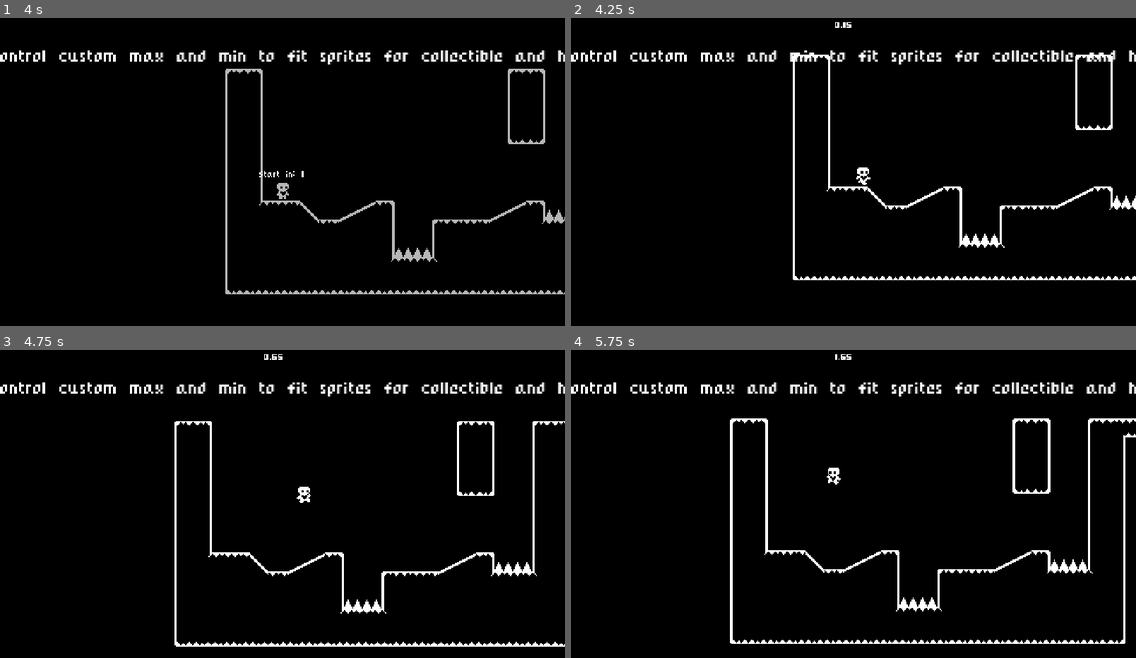
Above: before the commit, frames 1-4 (two rows, left to right).
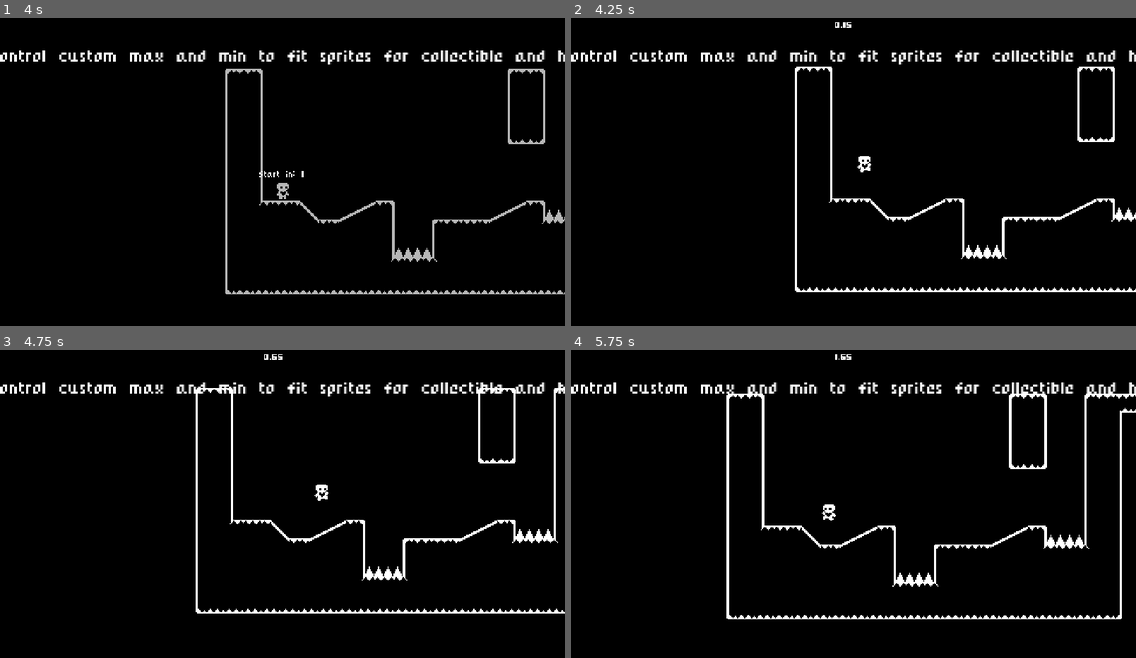
Above: after the commit, the same moments.

Repository: Lesosa12/Metroidvania
Game: Godot game, scene res://Scenes/start_menu.tscn
Two runs of this game, one before a commit and one after it. Both use one fixed random seed, a clock stepped at 60 frames per second and the inputs below.
Inputs (mouse positions are in pixels of both pictures, inside the frame that each line leads up to):
- Up to frame 1 (4 s): click "Start Game" at 0.5 s; move the mouse to (406, 159) at 1.27 s; hold Up (jump) 1.28-2.03 s; hold Right (move_right) 1.28-2.78 s; tap Enter at 2, 3.5 s; move the mouse to (169, 190) at 2.02 s; click (169, 190) at 2.1 s; tap Up (jump) at 2.27, 2.3, 2.57, 3.77, 3.8 s; tap Space at 2.75 s; move the mouse to (339, 104) at 2.77 s; hold Left (move_left) 2.78-3.53 s; hold Up (jump) 2.78-3.53 s; move the mouse to (254, 236) at 3.52 s; hold Right (move_right) from 3.53 s (still down); click (254, 236) at 3.6 s
- Up to frame 2 (4.25 s): keep holding Right (move_right); tap Up (jump) at 4.07 s
- Up to frame 3 (4.75 s): keep holding Right (move_right); move the mouse to (452, 553) at 4.27 s; hold Up (jump) from 4.28 s (still down)
- Up to frame 4 (5.75 s): move the mouse to (684, 457) at 5.02 s; release Right (move_right) at 5.03 s; release Up (jump) at 5.03 s; hold Left (move_left) from 5.03 s (still down); click (684, 457) at 5.1 s; tap Up (jump) at 5.27, 5.3, 5.57 s

Frame 1 is identical in both runs. In frame 2, 4.2% of the frame differs, in the area x 39-100%, y 11-90%; in frame 3, 5.0%; in frame 4, 6.0%, in the area x 27-100%, y 14-96%.
Error before the commit: Invalid operands 'Nil' and 'int' in operator '>'. (res://Scripts/player.gd:128)
Error after the commit: Invalid operands 'Nil' and 'int' in operator '>'. (res://Scripts/player.gd:147)

Commit message:
work of 4-11

Diff:
--- a/Heart-Platformer-Godot-4-main/Scenes/door.tscn
+++ b/Heart-Platformer-Godot-4-main/Scenes/door.tscn
@@ -4,20 +4,25 @@
 
 [sub_resource type="RectangleShape2D" id="RectangleShape2D_4ku7c"]
 
-[node name="Door" type="Area2D"]
+[node name="Door" type="Node2D"]
+script = ExtResource("1_thyox")
+
+[node name="Sprite2D" type="Sprite2D" parent="."]
+z_index = 1
+
+[node name="ExitArea2D" type="Area2D" parent="Sprite2D"]
 collision_layer = 8
 collision_mask = 2
-script = ExtResource("1_thyox")
 
-[node name="CollisionShape2D" type="CollisionShape2D" parent="."]
+[node name="CollisionShape2D" type="CollisionShape2D" parent="Sprite2D/ExitArea2D"]
 shape = SubResource("RectangleShape2D_4ku7c")
 
-[node name="ColorRect" type="ColorRect" parent="."]
+[node name="ColorRect" type="ColorRect" parent="Sprite2D/ExitArea2D"]
 offset_left = -10.0
 offset_top = -10.0
 offset_right = 10.0
 offset_bottom = 10.0
 
-[node name="Spawn" type="Marker2D" parent="."]
+[node name="Spawn" type="Marker2D" parent="Sprite2D/ExitArea2D"]
 
-[connection signal="body_entered" from="." to="." method="_on_body_entered"]
+[connection signal="body_entered" from="Sprite2D/ExitArea2D" to="." method="_on_exit_area_2d_body_entered"]
--- a/Heart-Platformer-Godot-4-main/Scenes/level_two.tscn
+++ b/Heart-Platformer-Godot-4-main/Scenes/level_two.tscn
@@ -57,11 +57,11 @@
 
 [node name="Door2" parent="." index="18" instance=ExtResource("4_vq62m")]
 
-[node name="SpawnPoint2" type="Node2D" parent="Door2" index="2"]
+[node name="SpawnPoint2" type="Node2D" parent="Door2" index="1"]
 position = Vector2(56, 55)
 
 [node name="Door1" parent="." index="19" instance=ExtResource("4_vq62m")]
 position = Vector2(150, 21)
 
-[node name="SpawnPoint1" type="Node2D" parent="Door1" index="2"]
+[node name="SpawnPoint1" type="Node2D" parent="Door1" index="1"]
 position = Vector2(248, 64)
--- a/Heart-Platformer-Godot-4-main/Scenes/player.tscn
+++ b/Heart-Platformer-Godot-4-main/Scenes/player.tscn
@@ -92,6 +92,21 @@
 
 [sub_resource type="RectangleShape2D" id="RectangleShape2D_ecm5x"]
 
+[sub_resource type="Animation" id="Animation_uqiwg"]
+length = 0.001
+tracks/0/type = "value"
+tracks/0/imported = false
+tracks/0/enabled = true
+tracks/0/path = NodePath(".:material:shader_parameter/BooleanParameter")
+tracks/0/interp = 1
+tracks/0/loop_wrap = true
+tracks/0/keys = {
+"times": PackedFloat32Array(0),
+"transitions": PackedFloat32Array(1),
+"update": 1,
+"values": [false]
+}
+
 [sub_resource type="Animation" id="Animation_ln1gv"]
 resource_name = "hit"
 length = 0.2
@@ -106,21 +121,6 @@
 "transitions": PackedFloat32Array(1, 1),
 "update": 1,
 "values": [true, false]
-}
-
-[sub_resource type="Animation" id="Animation_uqiwg"]
-length = 0.001
-tracks/0/type = "value"
-tracks/0/imported = false
-tracks/0/enabled = true
-tracks/0/path = NodePath(".:material:shader_parameter/BooleanParameter")
-tracks/0/interp = 1
-tracks/0/loop_wrap = true
-tracks/0/keys = {
-"times": PackedFloat32Array(0),
-"transitions": PackedFloat32Array(1),
-"update": 1,
-"values": [false]
 }
 
 [sub_resource type="AnimationLibrary" id="AnimationLibrary_ivone"]
--- a/Heart-Platformer-Godot-4-main/Scenes/player_camera.tscn
+++ b/Heart-Platformer-Godot-4-main/Scenes/player_camera.tscn
@@ -4,4 +4,5 @@
 
 [node name="PlayerCamera" type="Camera2D"]
 position_smoothing_enabled = true
+position_smoothing_speed = 2.0
 script = ExtResource("1_i8yxk")
--- a/Heart-Platformer-Godot-4-main/Scenes/player_hit_flash_shader.tres
+++ b/Heart-Platformer-Godot-4-main/Scenes/player_hit_flash_shader.tres
@@ -61,7 +61,6 @@
 
 }
 "
-graph_offset = Vector2(-72.9091, -7.18182)
 mode = 1
 flags/light_only = false
 nodes/fragment/0/position = Vector2(700, 200)
--- /dev/null
+++ b/Heart-Platformer-Godot-4-main/Scenes/scene_manager.gd
@@ -0,0 +1,19 @@
+extends Node2D
+
+var scenes : Dictionary = { "Level1" : "res://Scenes/level_one.tscn",
+							"Level2" : "res://Scenes/level_two.tscn"} #repeat as needed
+# Called when the node enters the scene tree for the first time.
+func _ready():
+	pass # Replace with function body.
+
+
+# Called every frame. 'delta' is the elapsed time since the previous frame.
+func _process(delta):
+	pass
+
+func transition_to_scene(level : String):
+	var scene_path : String = scenes.get(level)
+
+	if scene_path != null:
+		await get_tree().create_timer(1.0).timeout
+		get_tree().change_scene_to_file(scene_path)
--- /dev/null
+++ b/Heart-Platformer-Godot-4-main/Scenes/scene_manager.tscn
@@ -0,0 +1,6 @@
+[gd_scene load_steps=2 format=3 uid="uid://dssqhqc8mdqc0"]
+
+[ext_resource type="Script" path="res://Scenes/scene_manager.gd" id="1_eagha"]
+
+[node name="SceneManager" type="Node2D"]
+script = ExtResource("1_eagha")
--- a/Heart-Platformer-Godot-4-main/Scripts/PlayerCamera.gd
+++ b/Heart-Platformer-Godot-4-main/Scripts/PlayerCamera.gd
@@ -6,16 +6,24 @@
 var stored_position = Vector2.ZERO
 var stored_scale = Vector2.ZERO
 
+@export_category("Follow Character")
+@export var player : CharacterBody2D
 
-@export var player : CharacterBody2D
+@export_category("Camera Smoothing")
+@export var smoothing_enabled : bool
+@export_range(1,10) var smoothing_distance : int = 8
+
 # Player node (set in the editor)
 #@onready var player = get_node("../Player")
-
 # Camera parameters
 var cameraOffset = Vector2(0, -22)
 var cameraSpeed = 5.0
+var weight : float
 
 func _ready():
+	weight = float(11 - smoothing_distance) / 100
+
+
 	Events.room_completed.connect(func(room):
 		global_position = room.global_position
 	)
@@ -62,7 +70,16 @@
 
 func _physics_process(delta):
 	if player != null:
-		global_position = player.global_position
+		var camera_position : Vector2
+
+		if smoothing_enabled:
+			camera_position = lerp(global_position, player.global_position, weight)
+		else:
+			camera_position = player.global_position
+
+		#print("Weight: ", weight, "Camera Position: ", camera_position, "Camera Pixel Floor", camera_position.floor())
+
+		global_position = player.global_position.floor()
 
 func set_screenSize():
 	SCREEN_SIZE = get_window().size
--- a/Heart-Platformer-Godot-4-main/Scripts/door.gd
+++ b/Heart-Platformer-Godot-4-main/Scripts/door.gd
@@ -5,6 +5,7 @@
 @export var destination_level_tag: String
 @export var destination_door_tag: String
 @export var spawn_direction = "up"
+@export var next_scene : String
 
 @onready var spawn = $Spawn
 
@@ -13,11 +14,17 @@
 
 @onready var marker_2d = $Marker2D
 
-func _on_body_entered(body):
+func _on_exit_area_2d_body_entered(body):
 	body.global_position = marker_2d.global_position
-	if body is Player:
+	if body.is_in_group("Player"):
+		var player = body as CharacterBody2D
+		player.queue_free()
 		NavigationManager.go_to_level(destination_level_tag, destination_door_tag)
 		#change_room()
+
+		await get_tree().create_timer(3.0).timeout
+		#print("scene transition")
+		SceneManager.transition_to_scene(next_scene)
 
 func change_room():
 	var globalCamera = get_node("/root/Camera2D")
--- /dev/null
+++ b/Heart-Platformer-Godot-4-main/Scripts/game_manager.gd
@@ -0,0 +1,27 @@
+extends Node
+
+var main_menu_screen = preload("res://Scenes/start_menu.tscn")
+#var pause_menu_screen = preload("add path for menu screen")
+
+func start_game():
+	if get_tree().paused:
+		continue_game()
+		return
+
+	SceneManager.transition_to_scene("Level1")
+
+func exit_game():
+	get_tree().quit()
+
+func pause_game():
+	get_tree().pasued = true
+
+	#var pause_menu_screen_instance = pasue_menu_screen.instantiate()
+	#get_tree().get_root()add_child(pause_menu_screen_instance)
+
+func continue_game():
+	get_tree().paused = false
+
+func main_menu():
+	var main_menu_screen_instance = main_menu_screen.instantiate()
+	get_tree().get_root().add_child(main_menu_screen_instance)
--- a/Heart-Platformer-Godot-4-main/Scripts/player.gd
+++ b/Heart-Platformer-Godot-4-main/Scripts/player.gd
@@ -7,6 +7,11 @@
 
 @onready var muzzle : Marker2D = $Muzzle
 @onready var hit_animation_player = $HitAnimationPlayer
+
+@export var jump : int = -300
+@export var jump_horizontal_speed : int = 1000
+@export var max_jump_horizontal_speed : int = 300
+@export var jump_count : int = 1
 
 @export var movement_data : PlayerMovementData
 
@@ -26,6 +31,7 @@
 
 var current_state : State
 var muzzle_position
+var current_jump_count : int
 
 func _ready():
 	NavigationManager.on_trigger_player_spawn.connect(_on_spawn)
@@ -80,17 +86,30 @@
 		just_wall_jumped = true
 
 func handle_jump():
+	var jump_input : bool = Input.is_action_pressed("jump")
 	if is_on_floor(): air_jump = true
 
+	if is_on_floor() and jump_input:
+		current_jump_count = 0
+		velocity.y = jump
+		current_jump_count += 1
+		current_state = State.Jump
+
+		if !is_on_floor() and jump_input and current_jump_count < jump_count:
+			velocity.y = jump
+			current_jump_count += 1
+			current_state = State.Jump
+
 	if is_on_floor() or coyote_jump_timer.time_left > 0.0:
-		if Input.is_action_just_pressed("jump"):
+		if jump_input:
 			velocity.y = movement_data.jump_velocity
 			coyote_jump_timer.stop()
+
 	elif not is_on_floor():
 		if Input.is_action_just_released("jump") and velocity.y < movement_data.jump_velocity / 2:
 			velocity.y = movement_data.jump_velocity / 2
 
-		if Input.is_action_just_pressed("jump") and air_jump and not just_wall_jumped:
+		if jump_input and air_jump and not just_wall_jumped:
 			velocity.y = movement_data.jump_velocity * 0.8
 			air_jump = false
 
--- a/Heart-Platformer-Godot-4-main/project.godot
+++ b/Heart-Platformer-Godot-4-main/project.godot
@@ -24,14 +24,19 @@
 NavigationManager="*res://Scripts/navigation_manager.gd"
 HealthManager="*res://Scripts/health_manager.gd"
 CollectibleManager="*res://Scripts/collectible_manager.gd"
+SceneManager="*res://Scenes/scene_manager.tscn"
+GameManager="*res://Scripts/game_manager.gd"
 
 [display]
 
 window/size/viewport_width=480
 window/size/viewport_height=270
+window/size/mode=4
 window/size/window_width_override=1280
 window/size/window_height_override=720
 window/stretch/mode="viewport"
+window/stretch/aspect="keep_height"
+window/stretch/scale_mode="integer"
 
 [gui]
 
